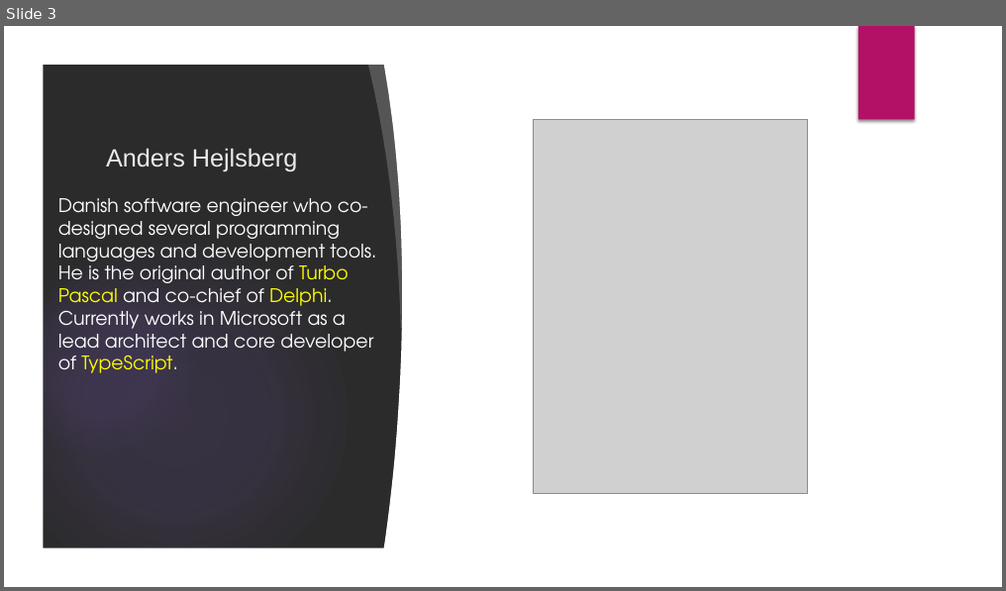
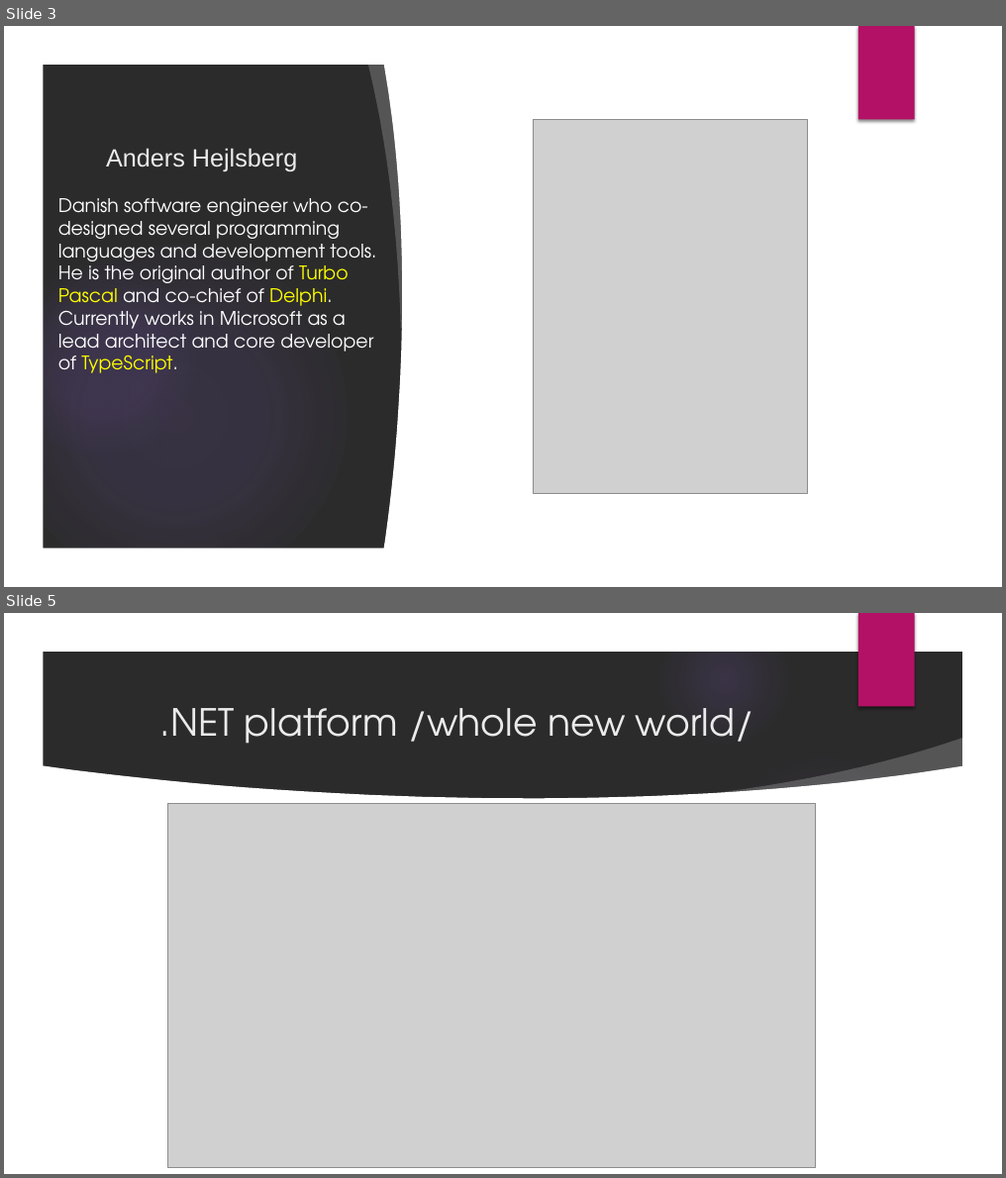
Before and after one commit to velizar92/CSharp-Programming-Presentations, a slide deck: C# Basics.pptx. Shown one above the other, each under a label of ours: slide 3 before the commit, slides 3 and 5 after it; the slides between them are not shown. The pictures are 1006x591 and 1006x1178 pixels, drawn with LibreOffice and Linux fonts; fonts in the diff are those of the drawing; grey boxes stand for pictures; background and template pictures are left out; a plain dark background stands for a picture behind light text. Boxes give left, top, right and bottom in pixels: in the first picture for what was removed or moved away, otherwise in the second. Text is boxed around its words. In the diff, an @@ line names an element or a change of style, - is before the commit and + after.

Commit message:
Added two more slides for C# as Object-oriented language and .NET platform

```diff
--- a/C# Basics.pptx
+++ b/C# Basics.pptx
@@ slide 5 added at box(4, 613, 1002, 1174), background picture (left out); not listed: 6 template elements that a slide beside it also shows @@
@@ title added at box(160, 708, 754, 744), 36 pt, text #EBEBEB @@
+.NET platform /whole new world/
@@ freeform shape added at box(698, 738, 971, 819), fill #FFFFFF at 20% opacity @@
@@ ellipse added at box(709, 750, 939, 980), fill gradient #9B6BF2 @@
@@ freeform shape added at box(42, 765, 964, 1137), fill #FFFFFF @@
@@ picture added at box(167, 803, 816, 1167) @@
```
Also in this commit, not shown: 1 slide changed, 1 other slide added.
